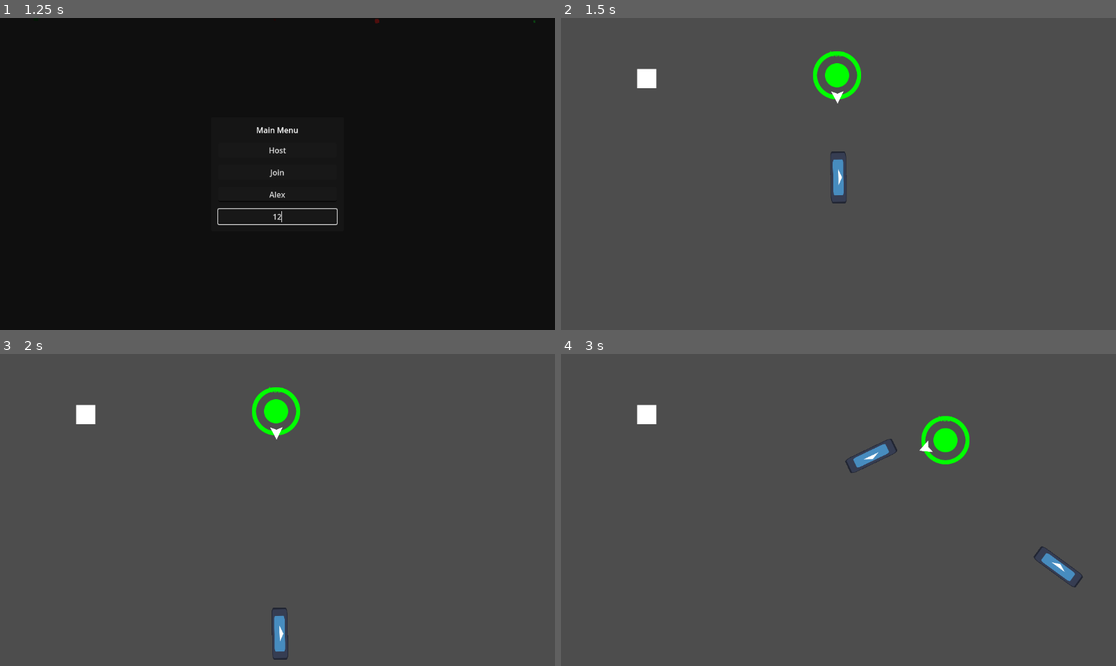
Above: before the commit, frames 1-4 (two rows, left to right).
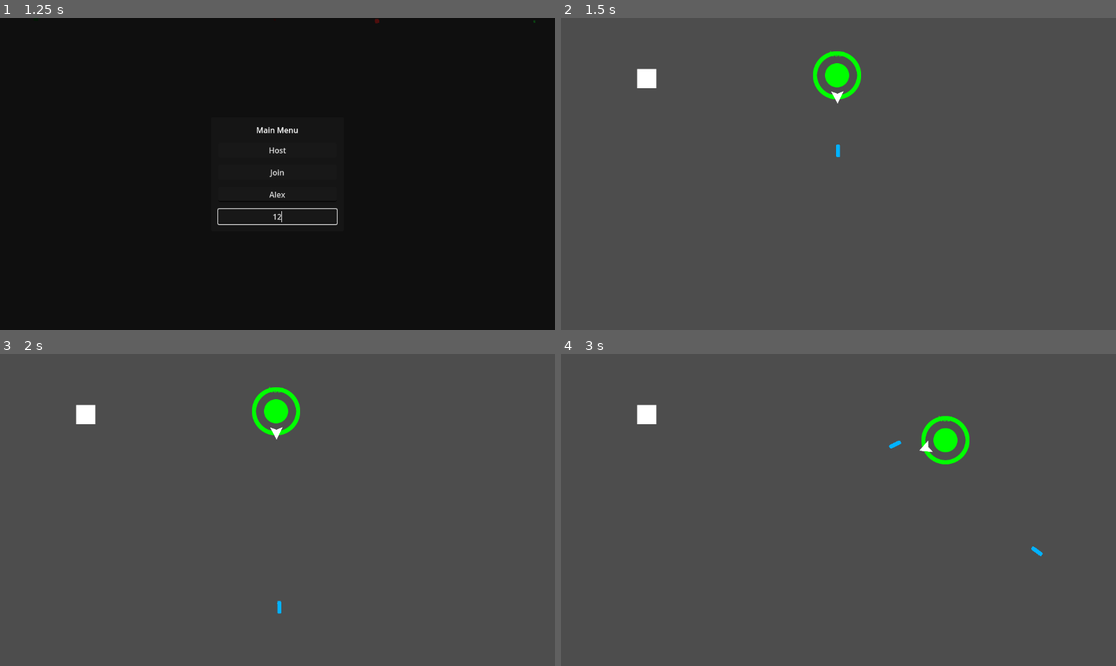
Above: after the commit, the same moments.

Repository: Pkepowicz/Infinite-Onslaught
Game: Godot game, scene res://assets/scenes/world.tscn
Same seed, same stepped clock (60 frames per second), same inputs: the game is played once before the commit and once after it. The engine's default icon, where the game draws it, is replaced by a stand-in: a white triangle on a blue panel in a dark square.
Inputs (mouse positions are in pixels of both pictures, inside the frame that each line leads up to):
- Up to frame 1 (1.25 s): click (277, 192) at 0.52 s; type "Alex" at 0.6 s; click (277, 217) at 0.75 s; type "12" at 0.83 s
- Up to frame 2 (1.5 s): click "Host" at 1.25 s
- Up to frame 3 (2 s): no input
- Up to frame 4 (3 s): move the mouse to (960, 494) at 2.02 s; hold Right (ui_right) 2.03-2.78 s; click (960, 494) at 2.1 s; move the mouse to (727, 525) at 2.77 s; hold Down (ui_down) from 2.78 s (still down); click (727, 525) at 2.85 s

Frame 1 is identical in both runs. In frame 2, 0.3% of the frame differs, in the area x 48-52%, y 40-60%; in frame 3, 0.3%; in frame 4, 0.7%, in the area x 51-94%, y 27-75%.

Commit message:
bullet sprite

Diff:
--- /dev/null
+++ b/assets/player/weapons/bullet.gdshader
@@ -0,0 +1,5 @@
+shader_type canvas_item;
+
+void fragment() {
+	COLOR.rgb = vec3(0, 0.7, 1);
+}
--- a/assets/player/weapons/bullet.tscn
+++ b/assets/player/weapons/bullet.tscn
@@ -1,11 +1,15 @@
-[gd_scene load_steps=6 format=3 uid="uid://hhg0e3ylkxlg"]
+[gd_scene load_steps=8 format=3 uid="uid://hhg0e3ylkxlg"]
 
 [ext_resource type="Script" path="res://assets/player/weapons/Bullet.gd" id="1_lj8tb"]
-[ext_resource type="Texture2D" uid="uid://c4two7ckobbve" path="res://assets/icon.svg" id="1_yinac"]
+[ext_resource type="Texture2D" uid="uid://5crkek28f6sl" path="res://assets/Client/shapes/square.png" id="2_56jn8"]
+[ext_resource type="Shader" path="res://assets/player/weapons/bullet.gdshader" id="2_i5ggl"]
 [ext_resource type="PackedScene" uid="uid://dpvmpqh03hwom" path="res://assets/player/Boxes/damage_box.tscn" id="3_aubgo"]
 
+[sub_resource type="ShaderMaterial" id="ShaderMaterial_fqvlh"]
+shader = ExtResource("2_i5ggl")
+
 [sub_resource type="RectangleShape2D" id="RectangleShape2D_l3bwk"]
-size = Vector2(109, 34)
+size = Vector2(24, 6)
 
 [sub_resource type="RectangleShape2D" id="RectangleShape2D_mr7o4"]
 size = Vector2(113, 39)
@@ -14,12 +18,12 @@
 script = ExtResource("1_lj8tb")
 
 [node name="Sprite2D" type="Sprite2D" parent="."]
-position = Vector2(55, 0)
-scale = Vector2(0.84375, 0.257813)
-texture = ExtResource("1_yinac")
+material = SubResource("ShaderMaterial_fqvlh")
+position = Vector2(-4.76837e-07, -2.38419e-07)
+scale = Vector2(0.26, -0.085)
+texture = ExtResource("2_56jn8")
 
 [node name="CollisionShape2D" type="CollisionShape2D" parent="."]
-position = Vector2(54.5, 0)
 shape = SubResource("RectangleShape2D_l3bwk")
 
 [node name="DamageBox" parent="." instance=ExtResource("3_aubgo")]
